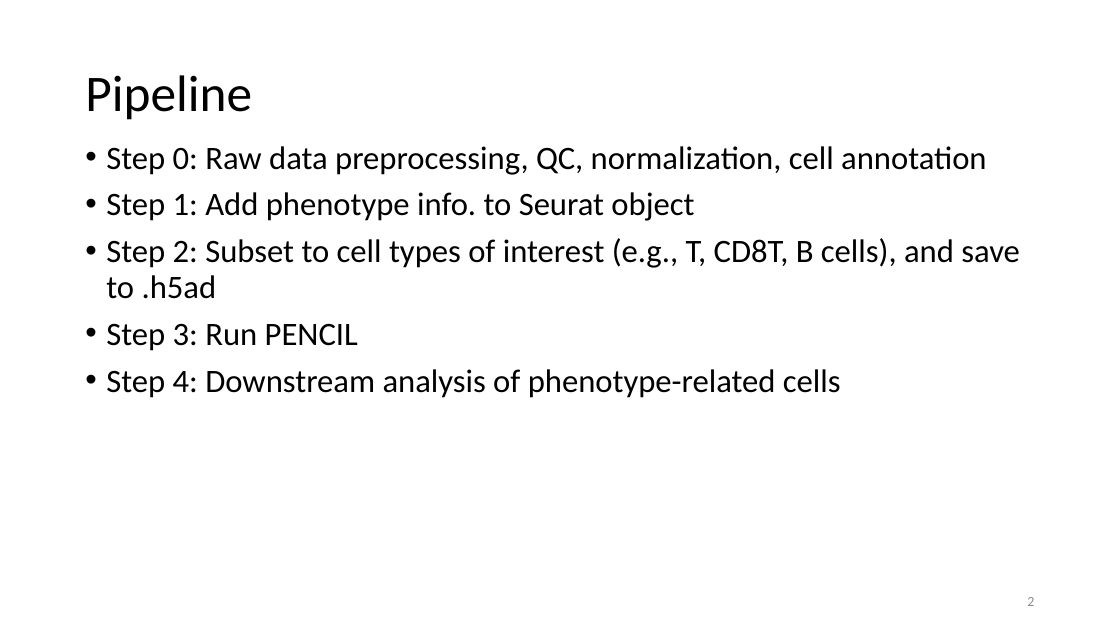
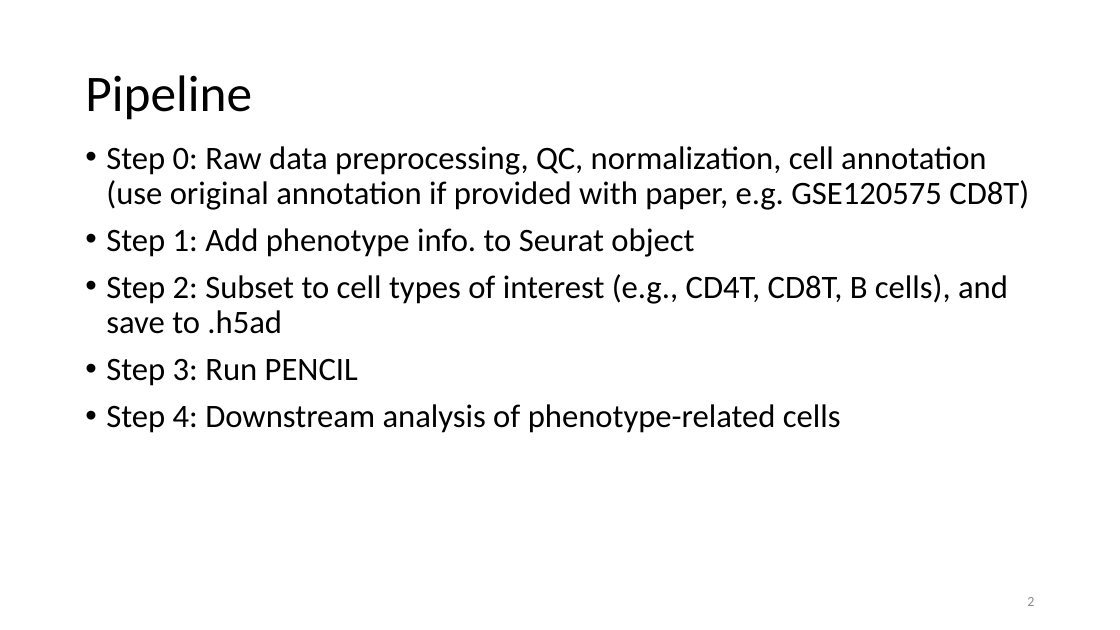
Before and after one commit to rootchang/PENCIL_reusability_report, a slide deck: slide 2 of WorkReport.pptx. Drawn at 1120x630 pixels with LibreOffice and Linux fonts; fonts in the diff are those of the drawing. Boxes give left, top, right and bottom in pixels: in the first picture for what was removed or moved away, otherwise in the second. Text is boxed around its words. In the diff, an @@ line names an element or a change of style, - is before the commit and + after.

```diff
--- a/WorkReport.pptx
+++ b/WorkReport.pptx
@@ text at [106, 146, 1029, 210]: text changed @@
-• Step 0: Raw data preprocessing, QC, normalization, cell annotation
+• Step 0: Raw data preprocessing, QC, normalization, cell annotation (use original annotation if provided with paper, e.g. GSE120575 CD8T)
@@ text at [106, 274, 1008, 334]: text changed @@
-• Step 2: Subset to cell types of interest (e.g., T, CD8T, B cells), and save to .h5ad
+• Step 2: Subset to cell types of interest (e.g., CD4T, CD8T, B cells), and save to .h5ad
```
Also in this commit, not shown: 1 other slide changed, 10 slides added, 4 other files.
